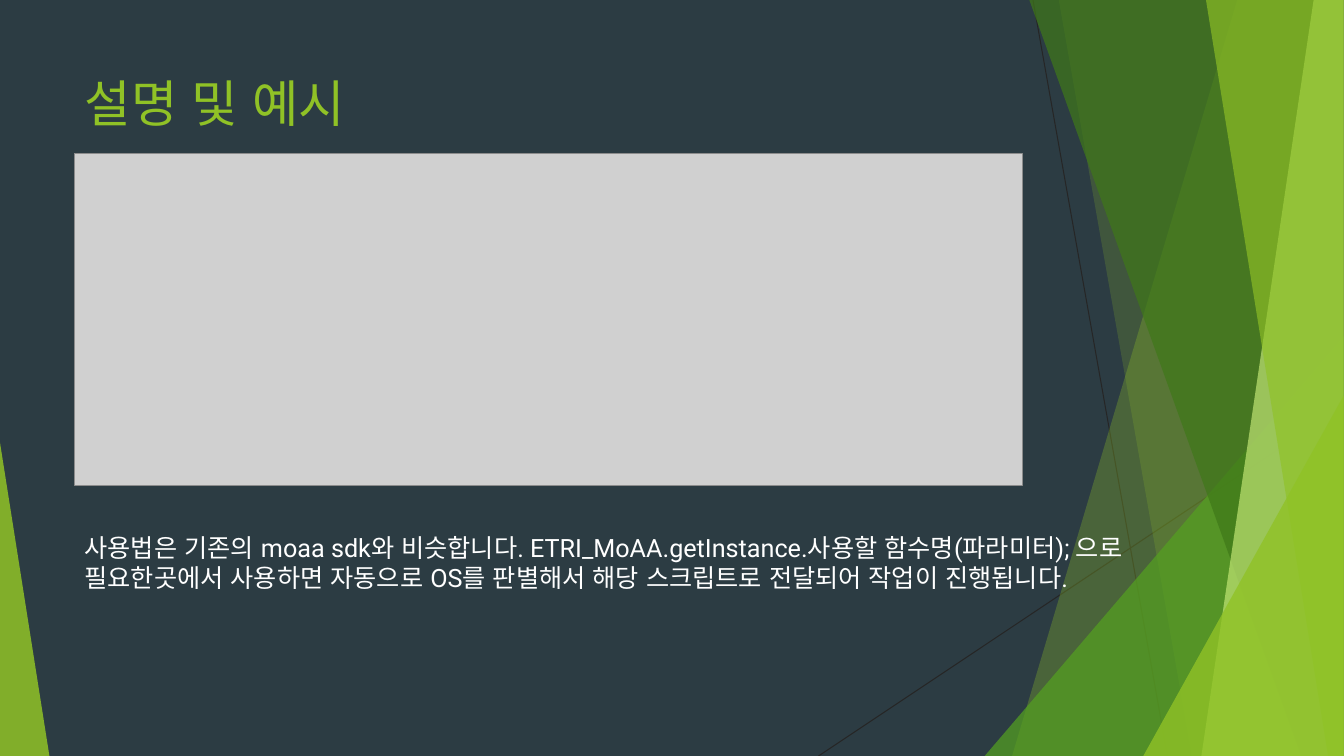
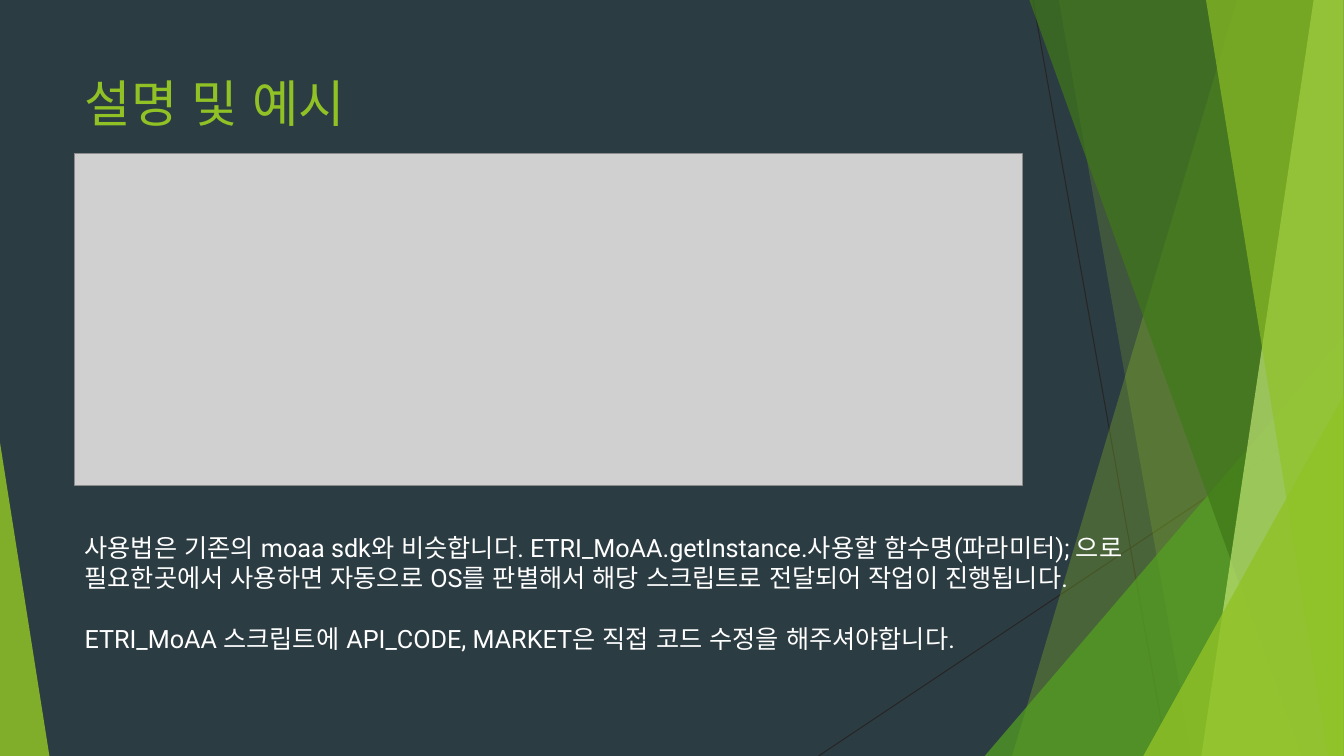
Before and after one commit to gunsct/ETRI_MoAA-Analytic_Android-_UnityPlugin, a slide deck: slide 4 of MoAA Unity Plugin.pptx. Drawn at 1344x756 pixels with LibreOffice and Linux fonts; fonts in the diff are those of the drawing; grey boxes stand for pictures. Boxes give left, top, right and bottom in pixels: in the first picture for what was removed or moved away, otherwise in the second. Text is boxed around its words. In the diff, an @@ line names an element or a change of style, - is before the commit and + after.

Commit message:
설명서 추가

```diff
--- a/MoAA Unity Plugin.pptx
+++ b/MoAA Unity Plugin.pptx
@@ text at [85,627,955,652]: paragraph added @@
+ETRI_MoAA 스크립트에 API_CODE, MARKET은 직접 코드 수정을 해주셔야합니다.
```
